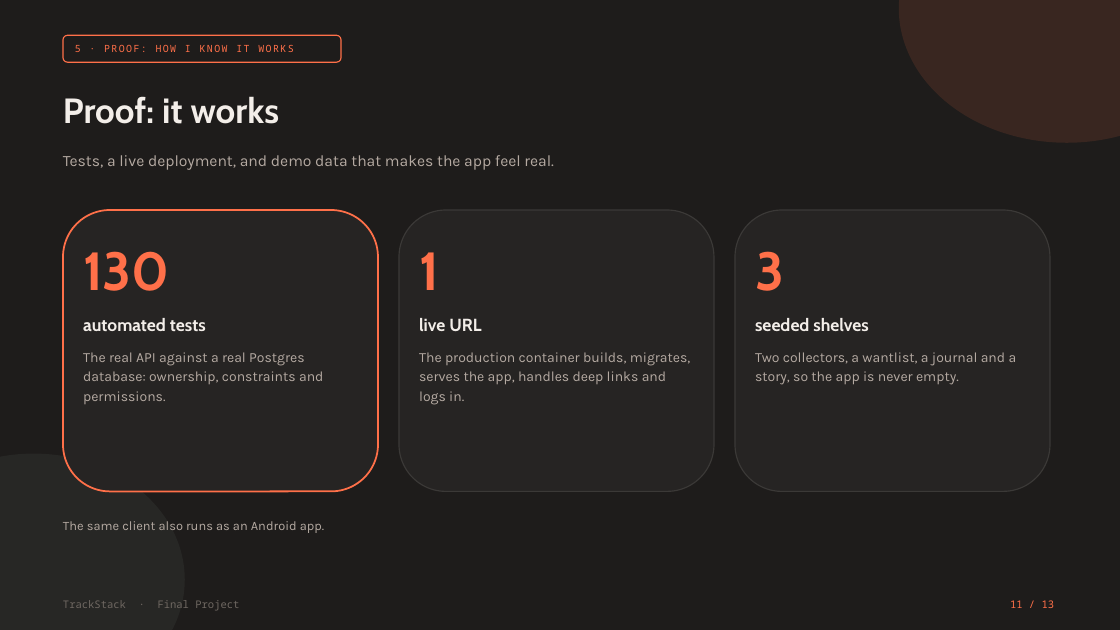
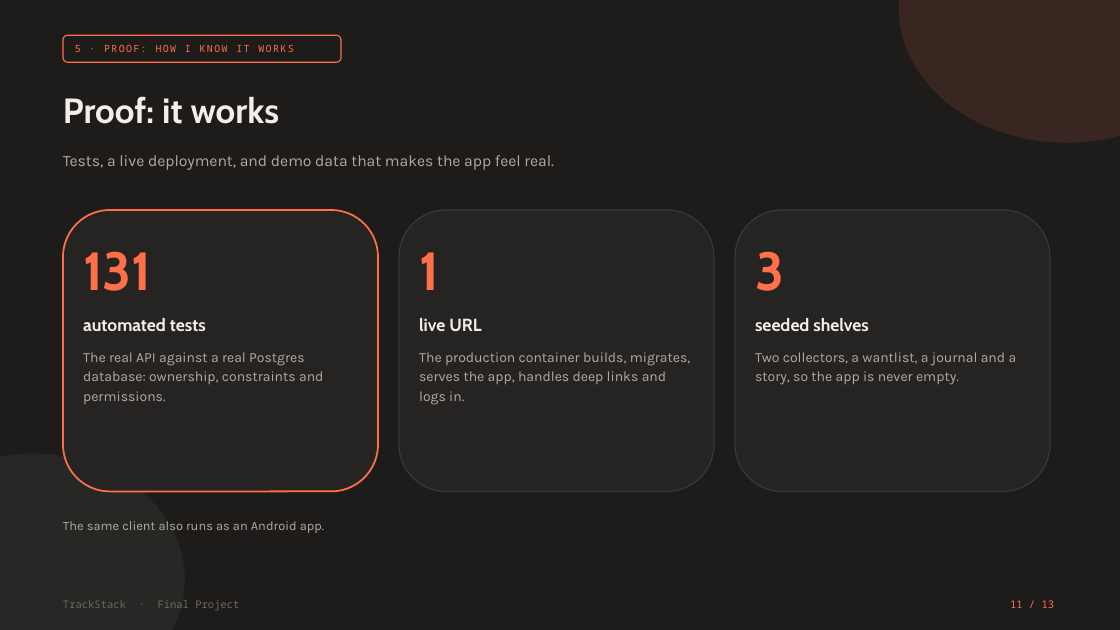
Before and after one commit to josephgreville/trackstack-v2, a slide deck: slide 11 of docs/presentation/TrackStack-Presentation.pptx. Drawn at 1120x630 pixels with LibreOffice and Linux fonts; fonts in the diff are those of the drawing. Boxes give left, top, right and bottom in pixels: in the first picture for what was removed or moved away, otherwise in the second. Text is boxed around its words. In the diff, an @@ line names an element or a change of style, - is before the commit and + after.

```diff
--- a/docs/presentation/TrackStack-Presentation.pptx
+++ b/docs/presentation/TrackStack-Presentation.pptx
@@ text at (x1=83, y1=251, x2=152, y2=291): text changed @@
-130
+131
```
Also in this commit, not shown: 11 other files.
